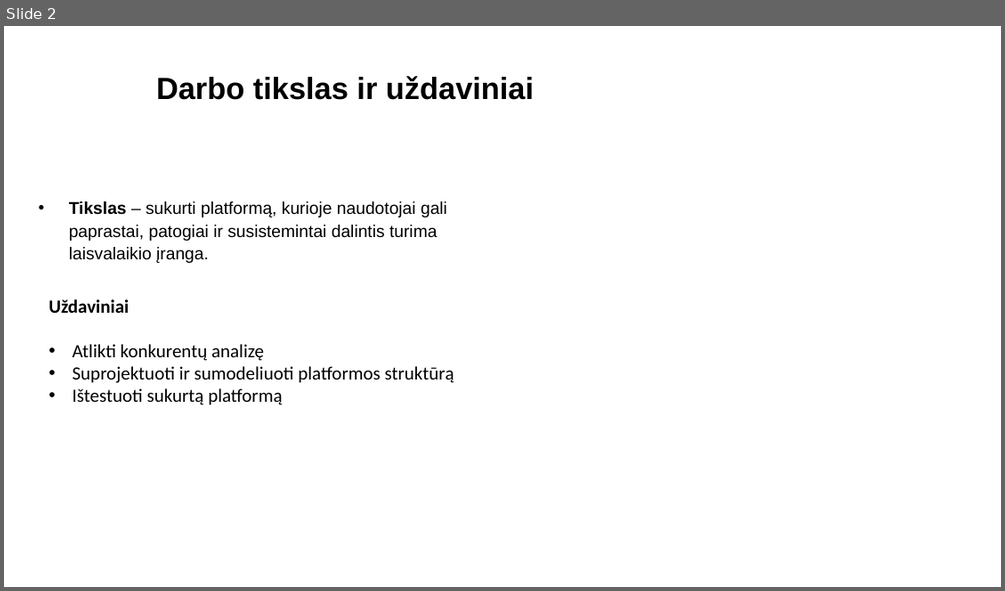
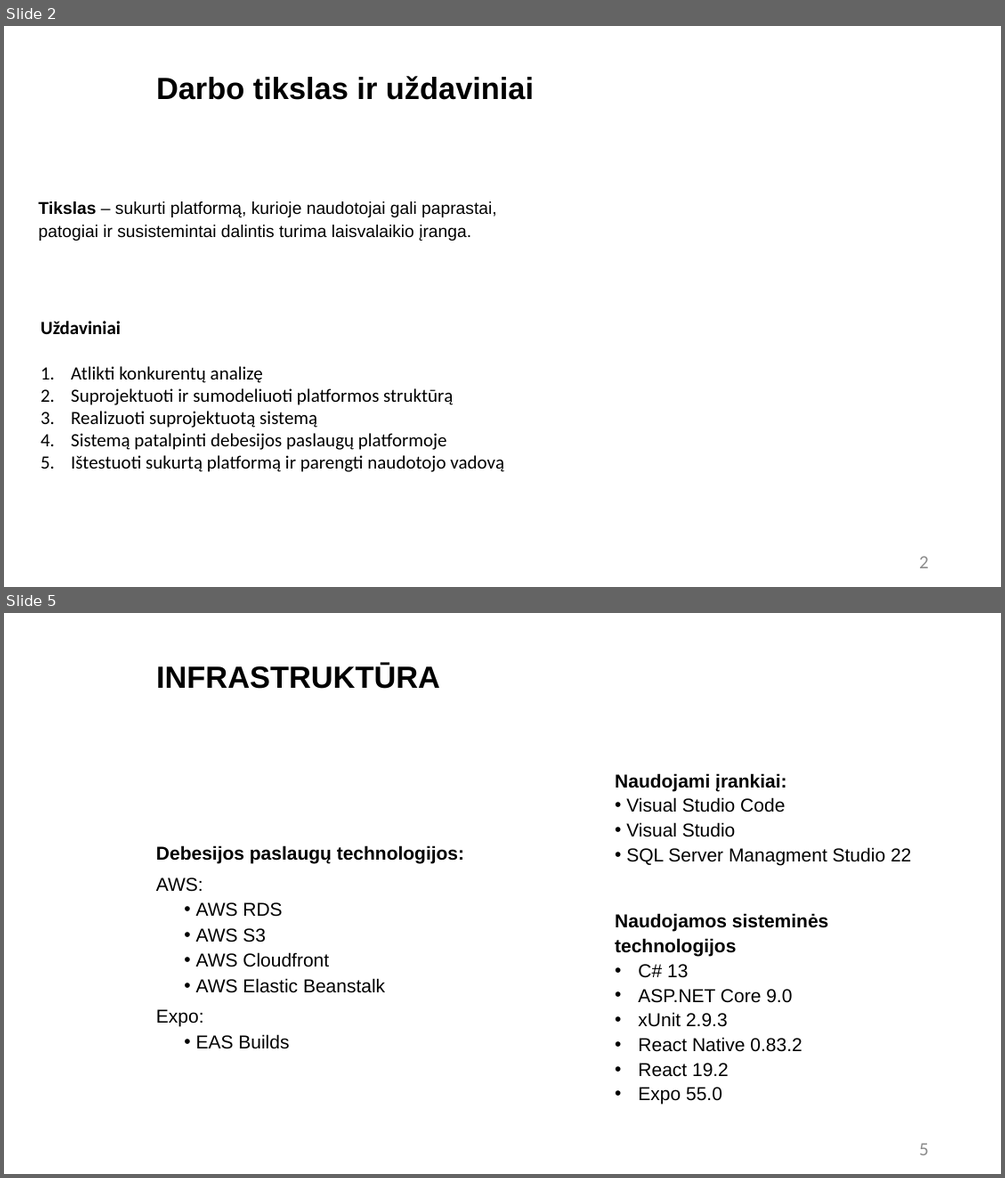
Before and after one commit to RedasNiuklys/Laisvalaikio-preki--dalinimosi-platforma, a slide deck: Office_stuff/Tarpinio Gynimo skaidrės.pptx. Shown one above the other, each under a label of ours: slide 2 before the commit, slides 2 and 5 after it; the slides between them are not shown. The pictures are 1005x591 and 1005x1178 pixels, drawn with LibreOffice and Linux fonts; fonts in the diff are those of the drawing; background and template pictures are left out. Boxes give left, top, right and bottom in pixels: in the first picture for what was removed or moved away, otherwise in the second. Text is boxed around its words. In the diff, an @@ line names an element or a change of style, - is before the commit and + after.

```diff
--- a/Office_stuff/Tarpinio Gynimo skaidrės.pptx
+++ b/Office_stuff/Tarpinio Gynimo skaidrės.pptx
@@ slide 5 added at [4,613,1001,1174], background picture (left out) @@
@@ title added at [156,663,440,689], 59 pt, text #000000, bold @@
+INFRASTRUKTŪRA
@@ text added at [615,773,911,865], 36 pt, text #000000 @@
+Naudojami įrankiai:
+• Visual Studio Code
+• Visual Studio
+• SQL Server Managment Studio 22
@@ text added at [156,845,464,1049], 36 pt, text #000000 @@
+Debesijos paslaugų technologijos:
+AWS:
+  • AWS RDS
+  • AWS S3
+  • AWS Cloudfront
+  • AWS Elastic Beanstalk
+  Expo:
+  • EAS Builds
@@ text added at [615,913,828,1104], 36 pt, text #000000 @@
+Naudojamos sisteminės technologijos
+• C# 13
+• ASP.NET Core 9.0
+• xUnit 2.9.3
+• React Native 0.83.2
+• React 19.2
+• Expo 55.0
@@ page number added at [919,1143,929,1155], 36 pt, text #8C8C8C @@
+5
@@ slide 2 changed as well @@
@@ text "Tikslas – sukurti platformą, kurioje ..." at [39,201,496,240]: bullet • to none @@
@@ text "Uždaviniai": place and size @@
-text "Uždaviniai" at [48,299,454,405]
+text "Uždaviniai" at [40,321,504,472]
@@ text at [71,366,453,405]: bullet • to 1. @@
@@ text at [71,410,504,472]: text changed @@
-• Ištestuoti sukurtą platformą
+3. Realizuoti suprojektuotą sistemą
+4. Sistemą patalpinti debesijos paslaugų platformoje
+5. Ištestuoti sukurtą platformą ir parengti naudotojo vadovą
@@ page number added at [919,556,929,568], 36 pt, text #8C8C8C @@
+2
```
Also in this commit, not shown: 4 other slides changed, 10 other slides added, 6 slides removed, 13 other files.
